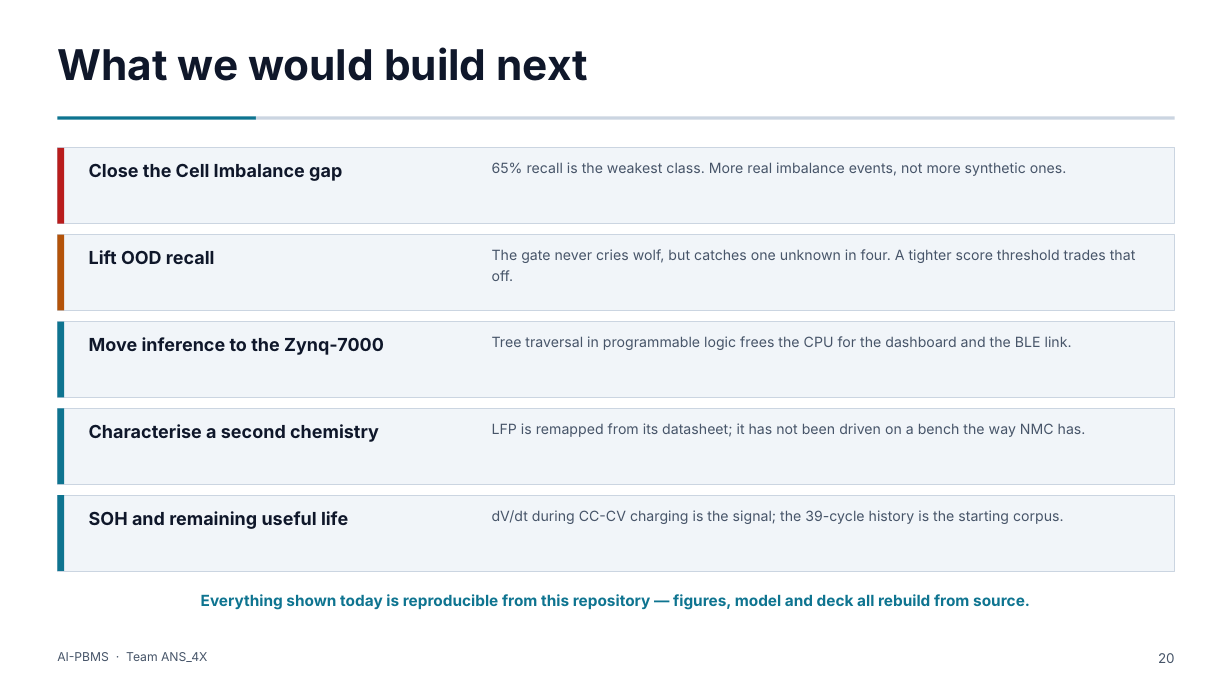
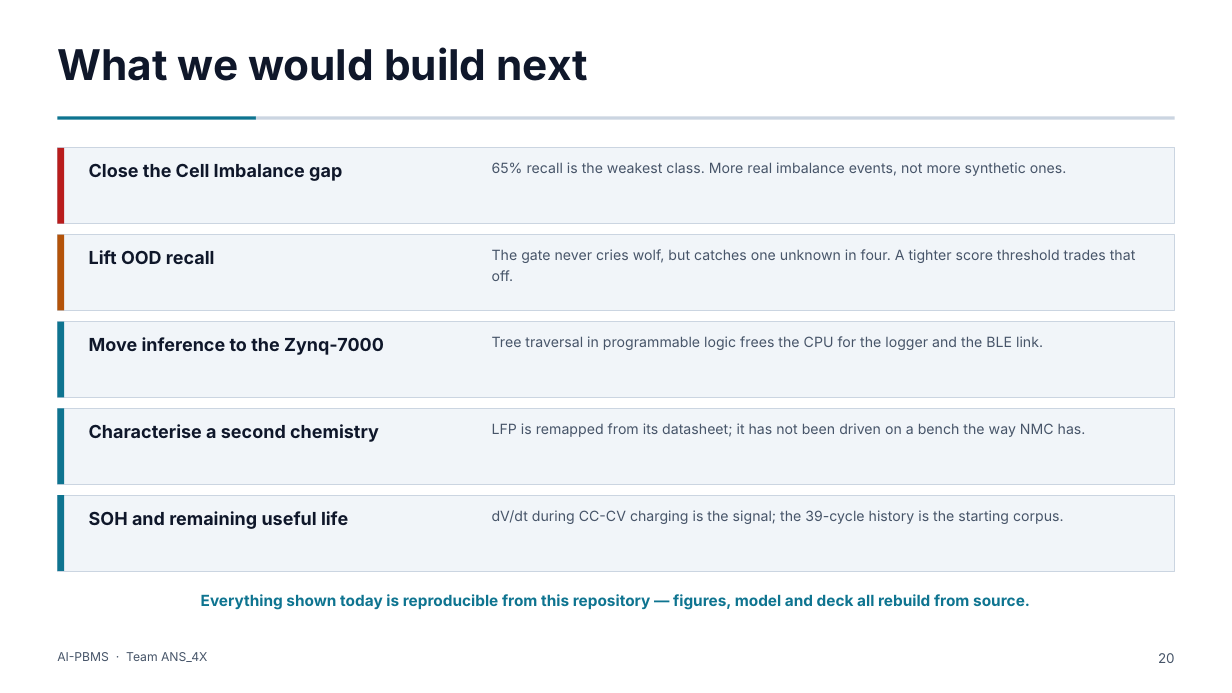
Before and after one commit to Adhi5504/Intelligent_BMS, a slide deck: slide 20 of AI_PBMS_Full_Deck.pptx. Drawn at 1232x693 pixels with LibreOffice and Linux fonts; fonts in the diff are those of the drawing. Boxes give left, top, right and bottom in pixels: in the first picture for what was removed or moved away, otherwise in the second. Text is boxed around its words. In the diff, an @@ line names an element or a change of style, - is before the commit and + after.

```diff
--- a/AI_PBMS_Full_Deck.pptx
+++ b/AI_PBMS_Full_Deck.pptx
@@ text at (492,336,1043,350): text changed @@
-Tree traversal in programmable logic frees the CPU for the dashboard and the BLE link.
+Tree traversal in programmable logic frees the CPU for the logger and the BLE link.
```
Also in this commit, not shown: 4 other slides changed, 9 other files.
